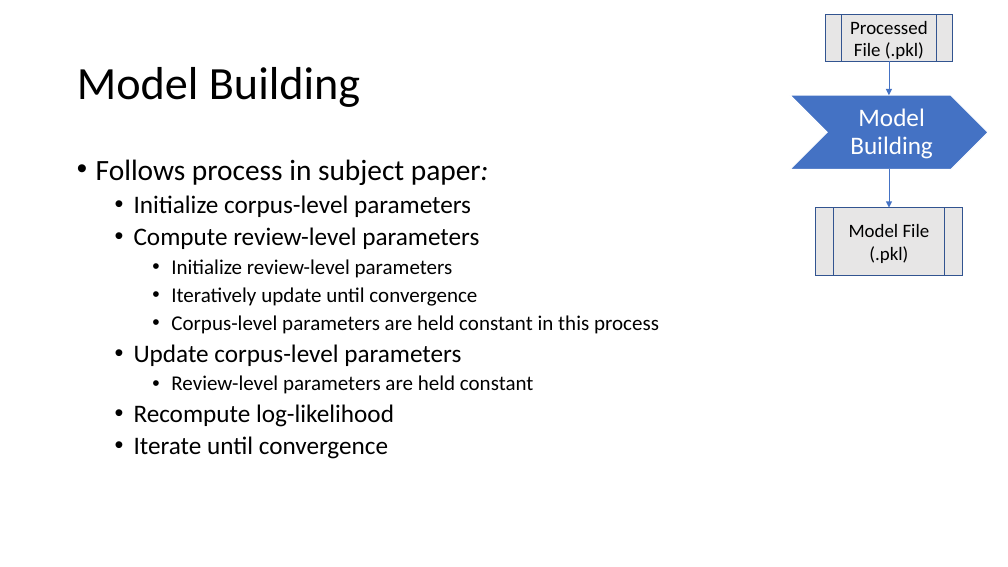
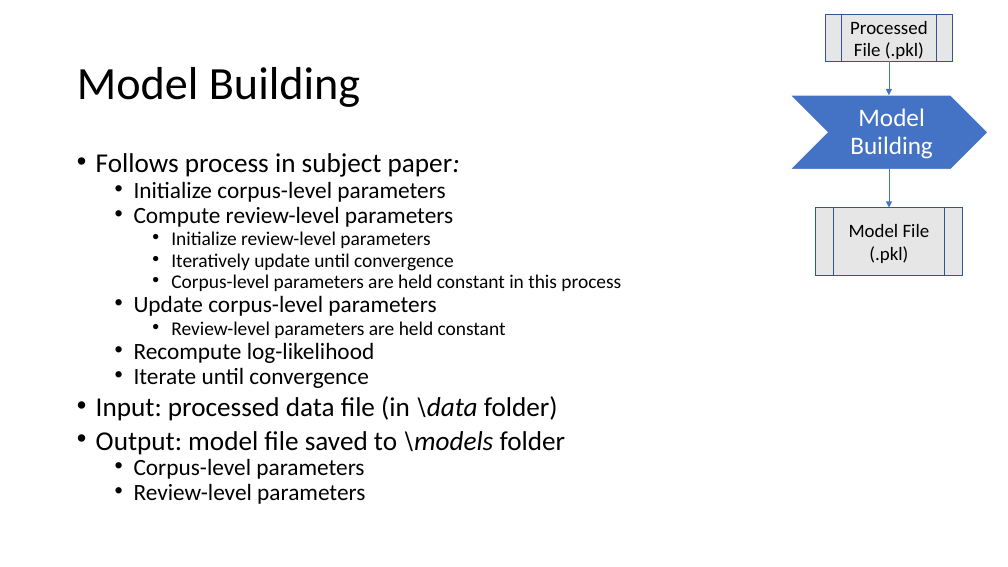
Before and after one commit to seuaciuc/CourseProject, a slide deck: slide 7 of CS410_Fall2020_CourseProject_Tutorial.pptx. Drawn at 1008x567 pixels with LibreOffice and Linux fonts; fonts in the diff are those of the drawing. Boxes give left, top, right and bottom in pixels: in the first picture for what was removed or moved away, otherwise in the second. Text is boxed around its words. In the diff, an @@ line names an element or a change of style, - is before the commit and + after.

```diff
--- a/CS410_Fall2020_CourseProject_Tutorial.pptx
+++ b/CS410_Fall2020_CourseProject_Tutorial.pptx
@@ text at <box>96,153,621,388</box>: size 28 to 25.9 pt in "Follows process in subject paper:"; size 24 to 22.2 pt in "Initialize corpus-level parameters", "Compute review-level parameters", "Update corpus-level parameters", "Recompute log-likelihood" and 1 more places; size 20 to 18.5 pt in "Initialize review-level parameters", "Iteratively update until convergence", "Corpus-level parameters are held constant in this ...", "Review-level parameters are held constant"; line spacing 0.9 to 0.7 @@
@@ text at <box>96,396,566,504</box>: paragraphs added @@
+• Input: processed data file (in \data folder)
+• Output: model file saved to \models folder
+  • Corpus-level parameters
+  • Review-level parameters
```
Also in this commit, not shown: 1 other slide changed, 1 slide added.
